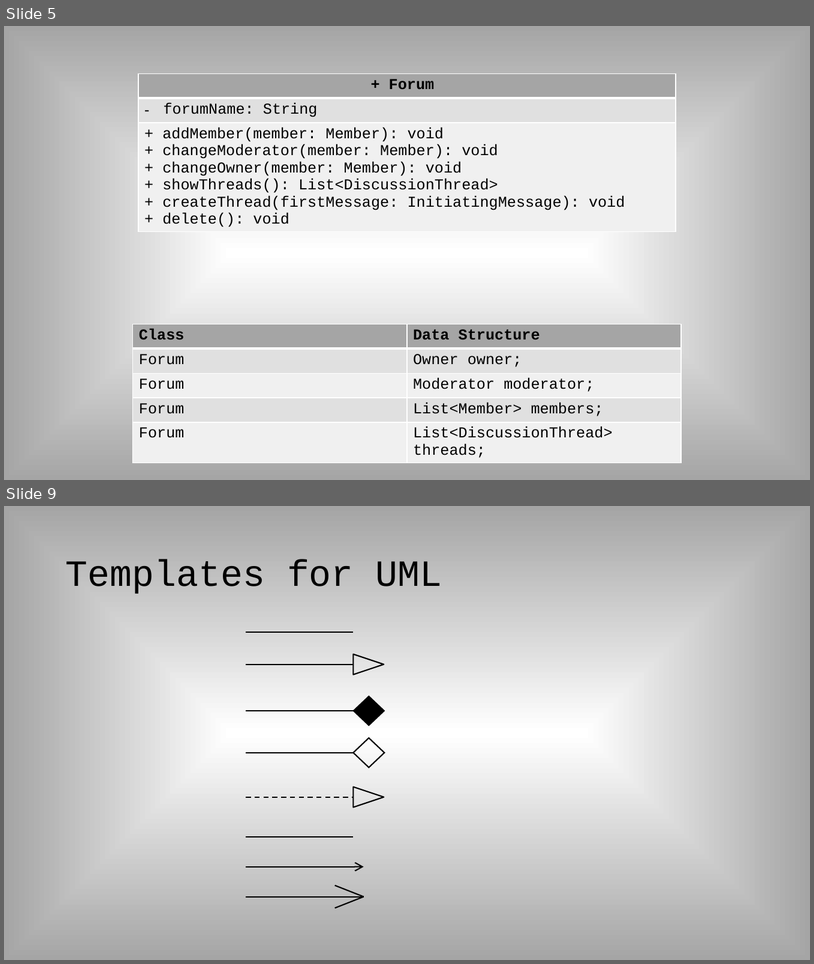
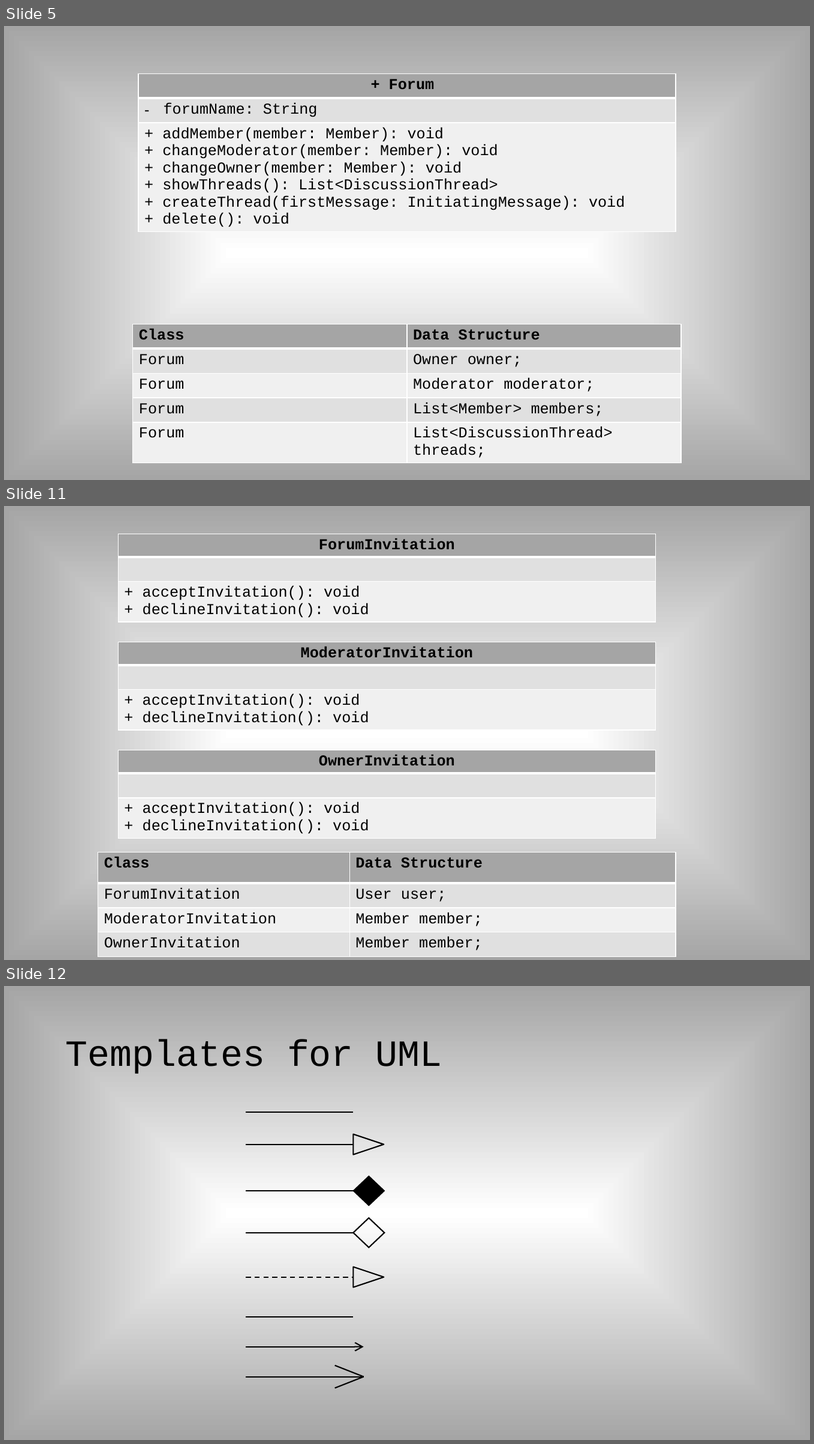
Before and after one commit to MaxHumes/SoftwareMethodologyProjects, a slide deck: UMLAssignment/UML.pptx. Shown one above the other, each under a label of ours: slides 5 and 9 before the commit, slides 5, 11 and 12 after it; the slides between them are not shown. The pictures are 814x964 and 814x1444 pixels, drawn with LibreOffice and Linux fonts; fonts in the diff are those of the drawing. Boxes give left, top, right and bottom in pixels: in the first picture for what was removed or moved away, otherwise in the second. Text is boxed around its words. In the diff, an @@ line names an element or a change of style, - is before the commit and + after.

Commit message:
Updated classes

```diff
--- a/UMLAssignment/UML.pptx
+++ b/UMLAssignment/UML.pptx
@@ slide 11 added at (4, 506, 810, 960), background gradient #FFFFFF to #A5A5A5 @@
@@ table added at (119, 534, 656, 625), 3 rows, 1 columns @@
+ForumInvitation
+
++ acceptInvitation(): void / + declineInvitation(): void
@@ table added at (119, 642, 656, 733), 3 rows, 1 columns @@
+ModeratorInvitation
+
++ acceptInvitation(): void / + declineInvitation(): void
@@ table added at (119, 750, 656, 841), 3 rows, 1 columns @@
+OwnerInvitation
+
++ acceptInvitation(): void / + declineInvitation(): void
@@ table added at (98, 852, 675, 957), 4 rows, 2 columns @@
+Class | Data Structure
+ForumInvitation | User user;
+ModeratorInvitation | Member member;
+OwnerInvitation | Member member;
@@ what was slide 9 is now slide 12 @@
```
Also in this commit, not shown: 3 slides changed, 2 other slides added.
